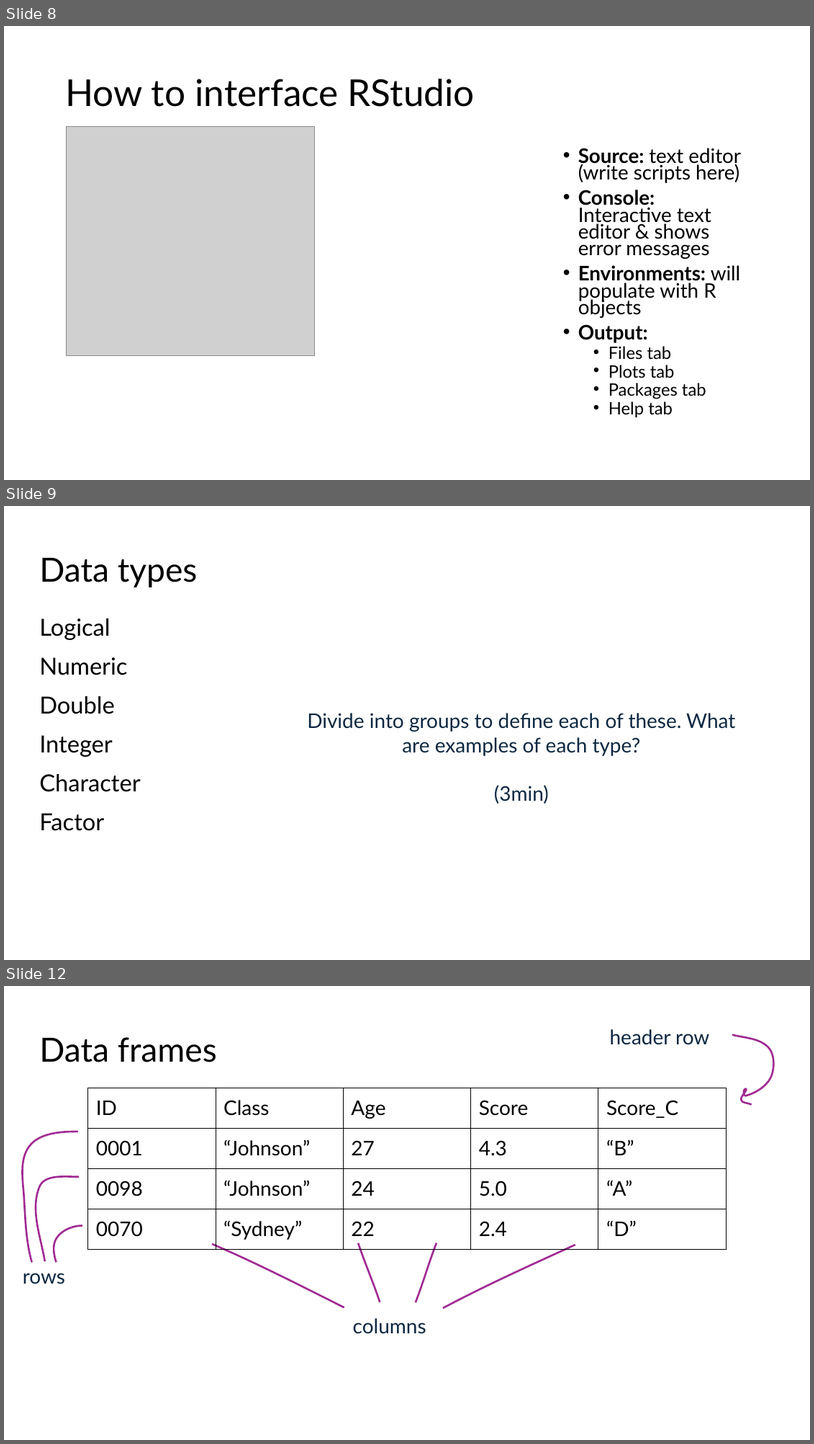
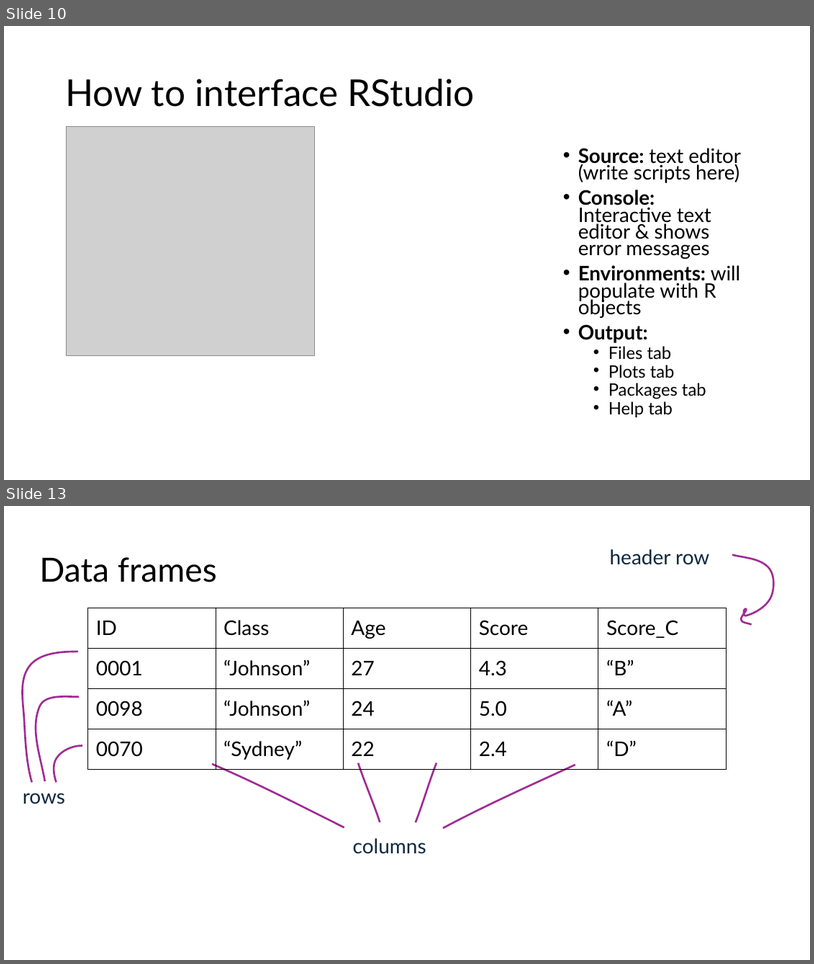
Before and after one commit to mjhemmerlein/MtBlueSky-Workshop-2026, a slide deck: Workshop-Sessions/Introduction-to-Coding/Introduction_to_R.pptx. Shown one above the other, each under a label of ours: slides 8, 9 and 12 before the commit, slides 10 and 13 after it; the slides between them are not shown. The pictures are 814x1444 and 814x964 pixels, drawn with LibreOffice and Linux fonts; fonts in the diff are those of the drawing; grey boxes stand for pictures. Boxes give left, top, right and bottom in pixels: in the first picture for what was removed or moved away, otherwise in the second. Text is boxed around its words. In the diff, an @@ line names an element or a change of style, - is before the commit and + after.

```diff
--- a/Workshop-Sessions/Introduction-to-Coding/Introduction_to_R.pptx
+++ b/Workshop-Sessions/Introduction-to-Coding/Introduction_to_R.pptx
@@ slide 9 removed at [4, 506, 810, 960], background #FFFFFF @@
@@ title removed at [39, 558, 198, 587] @@
-Data types
@@ text removed at [39, 618, 140, 831] @@
-Logical
-Numeric
-Double
-Integer
-Character
-Factor
@@ text removed at [307, 713, 736, 803] @@
-Divide into groups to define each of these. What are examples of each type?
-(3min)
@@ what was slide 8 is now slide 10 @@
@@ what was slide 12 is now slide 13 @@
```
Also in this commit, not shown: 3 slides changed, 2 slides added, 1 other slide removed, 3 other files.
